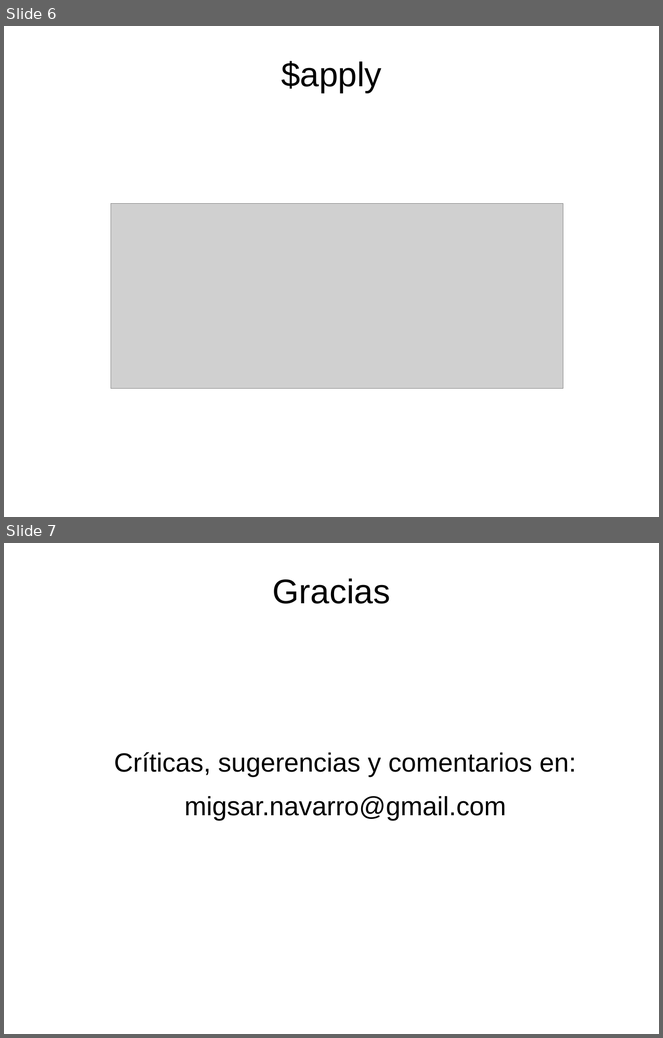
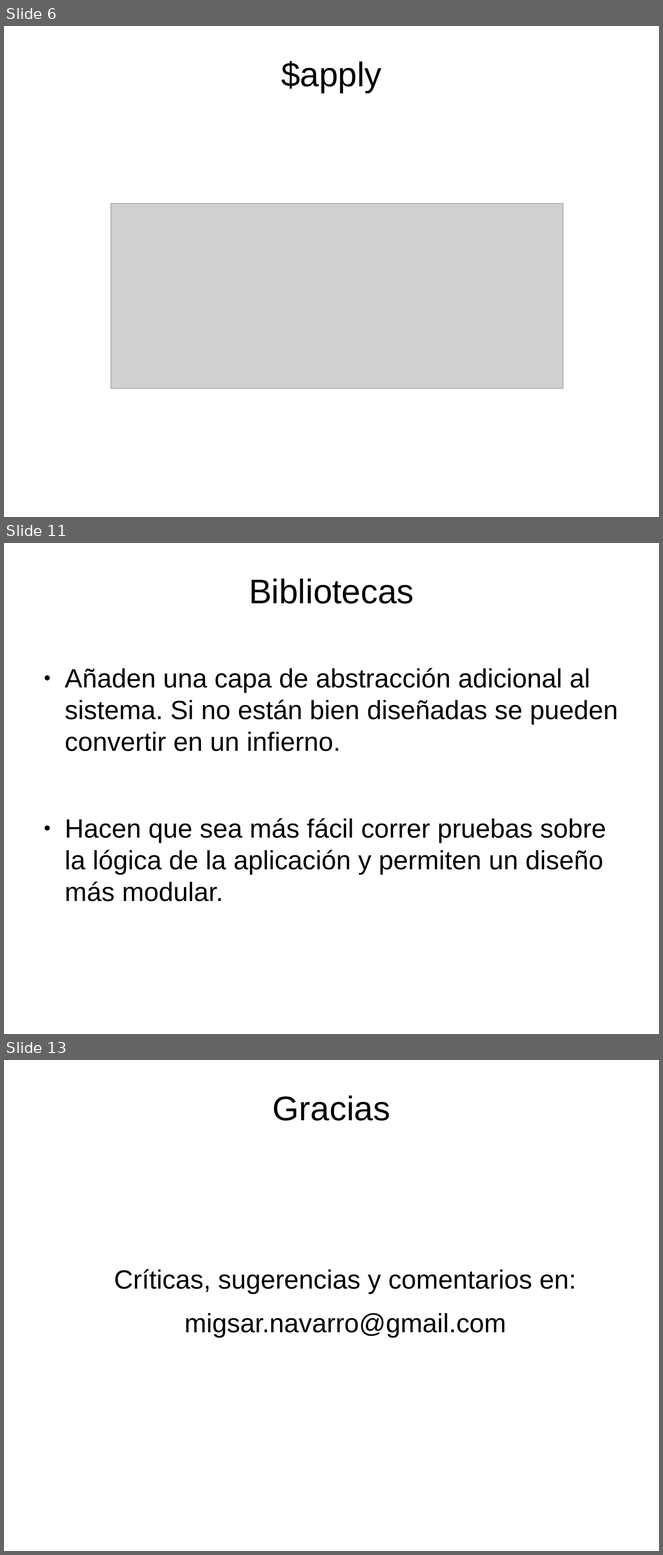
Before and after one commit to migh/mexico-city-webgl-meetup, a slide deck: 004/slideshow/002-Ng-Threejs-Websockets.odp. Shown one above the other, each under a label of ours: slides 6 and 7 before the commit, slides 6, 11 and 13 after it; the slides between them are not shown. The pictures are 663x1038 and 663x1555 pixels, drawn with LibreOffice and Linux fonts; fonts in the diff are those of the drawing; grey boxes stand for pictures; background and template pictures are left out. Boxes give left, top, right and bottom in pixels: in the first picture for what was removed or moved away, otherwise in the second. Text is boxed around its words. In the diff, an @@ line names an element or a change of style, - is before the commit and + after.

```diff
--- a/004/slideshow/002-Ng-Threejs-Websockets.odp
+++ b/004/slideshow/002-Ng-Threejs-Websockets.odp
@@ slide 11 added at <box>4,543,659,1034</box>, background picture (left out) @@
@@ title added at <box>249,578,414,604</box>, 41.4 pt, text #000000 @@
+Bibliotecas
@@ text added at <box>65,668,618,902</box>, 32 pt, text #000000 @@
+● Añaden una capa de abstracción adicional al sistema. Si no están bien diseñadas se pueden convertir en un infierno.
+● Hacen que sea más fácil correr pruebas sobre la lógica de la aplicación y permiten un diseño más modular.
@@ what was slide 7 is now slide 13 @@
```
Also in this commit, not shown: 5 other slides added, 4 other files.
